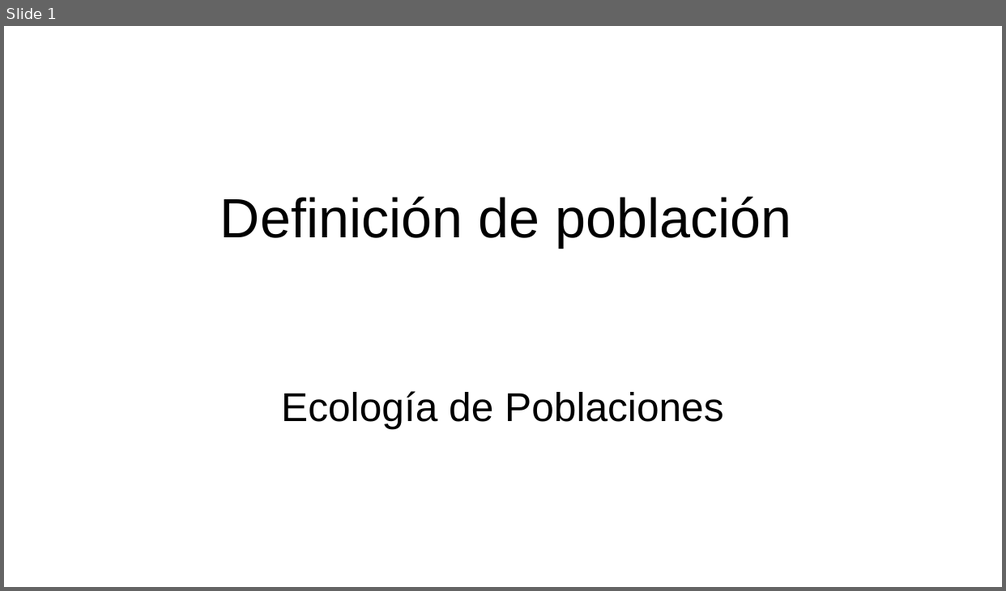
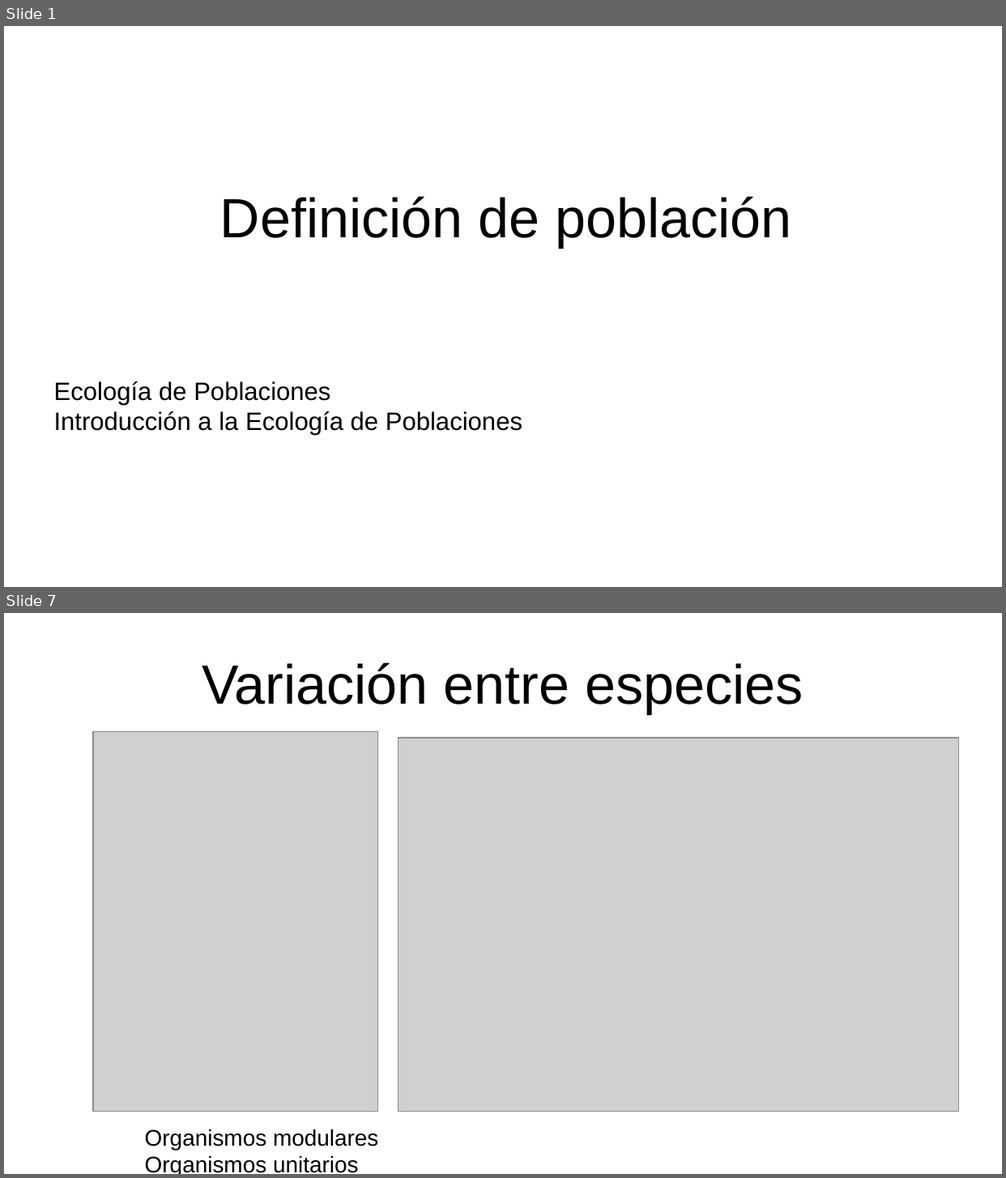
Before and after one commit to gerardommc/Ecologia-poblaciones, a slide deck: Unidad-1/Poblacion.odp. Shown one above the other, each under a label of ours: slide 1 before the commit, slides 1 and 7 after it; the slides between them are not shown. The pictures are 1006x591 and 1006x1178 pixels, drawn with LibreOffice and Linux fonts; fonts in the diff are those of the drawing; grey boxes stand for pictures. Boxes give left, top, right and bottom in pixels: in the first picture for what was removed or moved away, otherwise in the second. Text is boxed around its words. In the diff, an @@ line names an element or a change of style, - is before the commit and + after.

Commit message:
Poblaciones

```diff
--- a/Unidad-1/Poblacion.odp
+++ b/Unidad-1/Poblacion.odp
@@ slide 7 added at [4, 613, 1002, 1174], background #FFFFFF @@
@@ title added at [202, 662, 803, 714], 44 pt, text #000000 @@
+Variación entre especies
@@ picture added at [93, 731, 378, 1112] @@
@@ picture added at [398, 738, 959, 1112] @@
@@ text added at [145, 1129, 378, 1174], 18 pt, text #000000 @@
+Organismos modulares Organismos unitarios
@@ slide 1 changed as well @@
@@ subtitle at [54, 382, 330, 406]: size 32 to 20 pt in "Ecología de Poblaciones"; alignment centre to left @@
@@ subtitle at [54, 412, 522, 436]: paragraph added @@
+Introducción a la Ecología de Poblaciones
```
Also in this commit, not shown: 13 other slides added, 1 slide removed, 19 other files.
